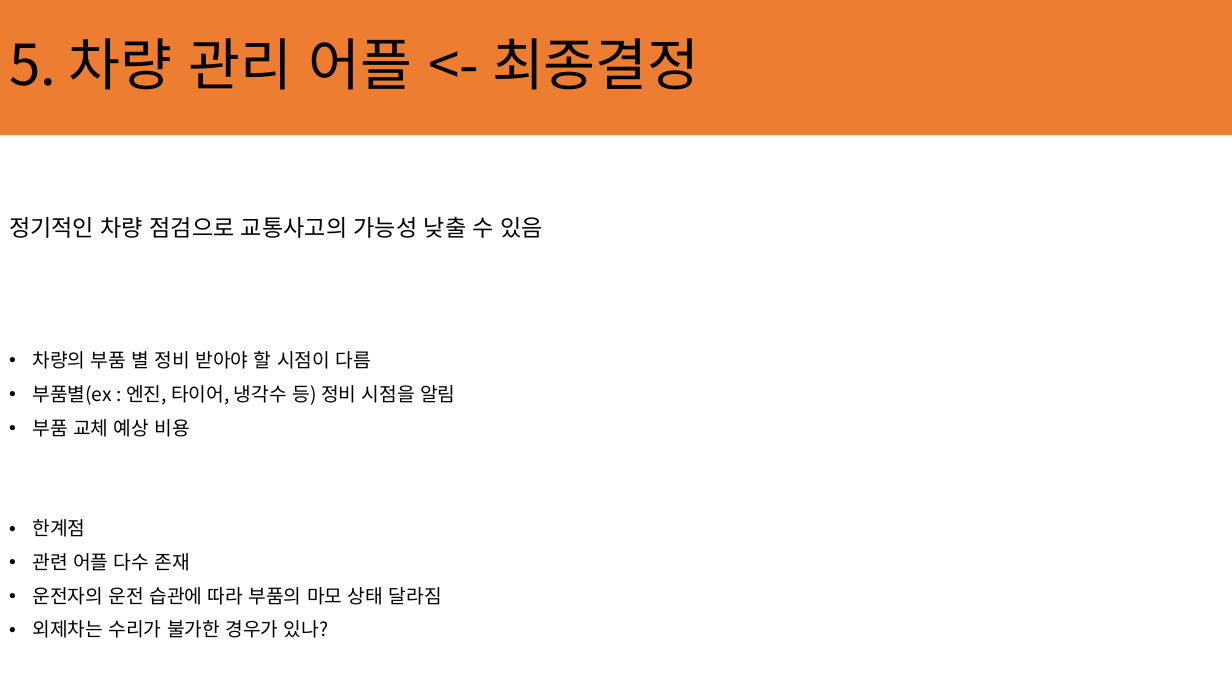
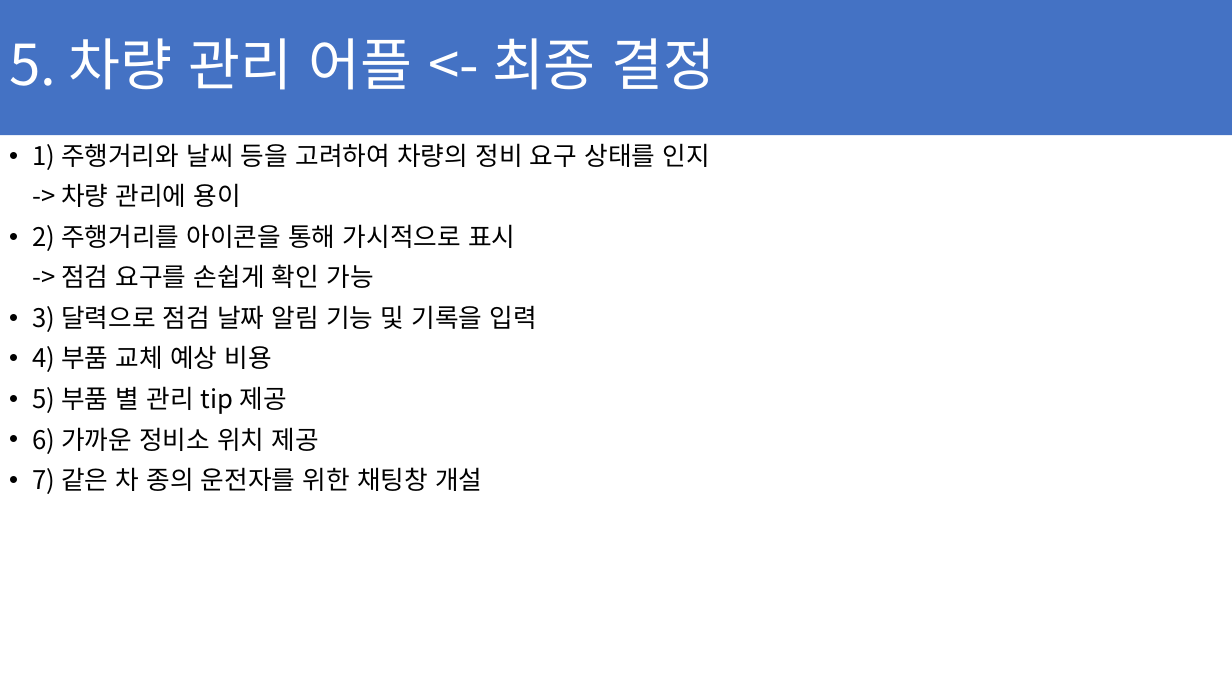
Before and after one commit to ChaeSung-Lee/DJ_InternShip, a slide deck: slide 9 of 2021_Summer/jp.hong/Project_BnC_jph.pptx. Drawn at 1232x693 pixels with LibreOffice and Linux fonts; fonts in the diff are those of the drawing. Boxes give left, top, right and bottom in pixels: in the first picture for what was removed or moved away, otherwise in the second. Text is boxed around its words. In the diff, an @@ line names an element or a change of style, - is before the commit and + after.

```diff
--- a/2021_Summer/jp.hong/Project_BnC_jph.pptx
+++ b/2021_Summer/jp.hong/Project_BnC_jph.pptx
@@ rectangle at [0,0,1232,135]: fill #ED7D31 to #4472C4 @@
@@ title at [9,38,716,90]: text changed; text colour #000000 to #FFFFFF @@
-5. 차량 관리 어플 <- 최종결정
+5. 차량 관리 어플 <- 최종 결정
@@ text added at [32,143,710,494], 20 pt, text #000000 @@
+• 1) 주행거리와 날씨 등을 고려하여 차량의 정비 요구 상태를 인지
+-> 차량 관리에 용이
+• 2) 주행거리를 아이콘을 통해 가시적으로 표시
+-> 점검 요구를 손쉽게 확인 가능
+• 3) 달력으로 점검 날짜 알림 기능 및 기록을 입력
+• 4) 부품 교체 예상 비용
+• 5) 부품 별 관리 tip 제공
+• 6) 가까운 정비소 위치 제공
+• 7) 같은 차 종의 운전자를 위한 채팅창 개설
@@ text removed at [9,216,544,238] @@
-정기적인 차량 점검으로 교통사고의 가능성 낮출 수 있음
@@ text removed at [32,351,455,638] @@
-• 차량의 부품 별 정비 받아야 할 시점이 다름
-• 부품별(ex : 엔진, 타이어, 냉각수 등) 정비 시점을 알림
-• 부품 교체 예상 비용
-• 한계점
-• 관련 어플 다수 존재
-• 운전자의 운전 습관에 따라 부품의 마모 상태 달라짐
-• 외제차는 수리가 불가한 경우가 있나?
```
Also in this commit, not shown: 6 other slides changed, 5 slides added, 2 slides removed.
